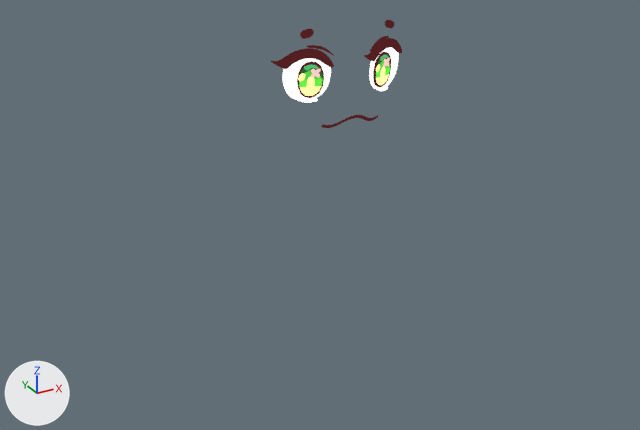
An edit to the Blender file source/blend/Ui.blend, drawn before and after from the same camera.
Before and after are seen from a 50 mm camera at (-1.75, -3.16, 2.68) aimed at (-0.38, -0.66, 1.44). Arrows for +X, +Y and +Z are at lower left; the lights stay in place. The picture after the commit comes second.

Objects in the first picture: 'MF00', 'MF01', 'MF02', 'MF03', 'MF04', 'MF05', 'MF06', 'MF07', 'MM1'.
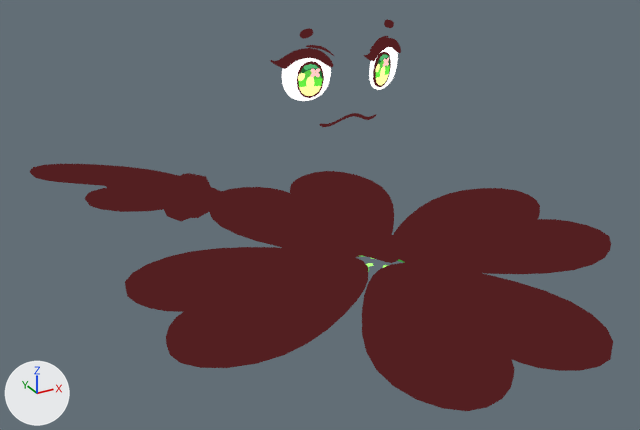
The change, as a list of edits to the scene's bpy script:
```text
Add mat_2b9c30ff:
    mat_2b9c30ff = bpy.data.materials.new('2B9C30FF')
    # nodes: BsdfPrincipled, OutputMaterial, RGB
    # colours: green #2b9c30
Add mat_5eaf53ff:
    mat_5eaf53ff = bpy.data.materials.new('5EAF53FF')
    # nodes: BsdfPrincipled, OutputMaterial, RGB
    # colours: green #5eaf53
Add mat_349e3cff:
    mat_349e3cff = bpy.data.materials.new('349E3CFF')
    # nodes: BsdfPrincipled, OutputMaterial, RGB
    # colours: green #349e3c
Add mat_2a8832ff:
    mat_2a8832ff = bpy.data.materials.new('2A8832FF')
    # nodes: BsdfPrincipled, OutputMaterial, RGB
    # colours: green #2a8832
Add mat_81bb54ff:
    mat_81bb54ff = bpy.data.materials.new('81BB54FF')
    # nodes: BsdfPrincipled, OutputMaterial, RGB
    # colours: green #81bb54
Add mat_509e52ff:
    mat_509e52ff = bpy.data.materials.new('509E52FF')
    # nodes: BsdfPrincipled, OutputMaterial, RGB
    # colours: green #509e52
Add mat_2b8933ff:
    mat_2b8933ff = bpy.data.materials.new('2B8933FF')
    # nodes: BsdfPrincipled, OutputMaterial, RGB
    # colours: green #2b8933
Add mat_97f468ff:
    mat_97f468ff = bpy.data.materials.new('97F468FF')
    # nodes: BsdfPrincipled, OutputMaterial, RGB
    # colours: green #97f468
Add mat_8ec65bff:
    mat_8ec65bff = bpy.data.materials.new('8EC65BFF')
    # nodes: BsdfPrincipled, OutputMaterial, RGB
    # colours: green #8ec65b
Add mat_4cb64aff:
    mat_4cb64aff = bpy.data.materials.new('4CB64AFF')
    # nodes: BsdfPrincipled, OutputMaterial, RGB
    # colours: green #4cb64a
Add mat_9dd75fff:
    mat_9dd75fff = bpy.data.materials.new('9DD75FFF')
    # nodes: BsdfPrincipled, OutputMaterial, RGB
    # colours: green #9dd75f
Add mat_59c144ff:
    mat_59c144ff = bpy.data.materials.new('59C144FF')
    # nodes: BsdfPrincipled, OutputMaterial, RGB
    # colours: green #59c144
Add mat_35b433ff:
    mat_35b433ff = bpy.data.materials.new('35B433FF')
    # nodes: BsdfPrincipled, OutputMaterial, RGB
    # colours: green #35b433
Change me_mhead:
    remove me_mhead.from_pydata(...)  # 26 vertices, 17 faces; spans x -0.385..0.45, y -0.434..0.145, z 1.497..2.218
    add me_mhead.from_pydata(...)  # 26 vertices, 17 faces; spans x -0.365..0.382, y -0.434..0.145, z 1.497..2.218
    me_mhead part 1: the loose piece of 8 vertices spanning x 0.29..0.45, y -0.143..-0.079, z 1.672..1.832 is moved by (-0.068, 0.0, 0.0)
    me_mhead part 2
    add for i in [1, 6, 7, 8, 10, 22, 23, 24]: me_mhead.vertices[i].co += Vector((0.021, 0.0, 0.0))
    me_mhead.vertices[0].co: (-0.018, -0.406, 1.671) -> (-0.018, -0.38, 1.671)
    me_mhead.vertices[2].co: (-0.018, -0.406, 1.697) -> (-0.018, -0.38, 1.681)
    me_mhead.vertices[3].co: (0.0, -0.317, 1.497) -> (0.0, -0.317, 1.537)
    me_mhead.vertices[11].co: (-0.294, -0.266, 1.69) -> (-0.273, -0.266, 1.674)
    me_mhead.vertices[12].co: (0.0, -0.406, 1.671) -> (0.0, -0.38, 1.671)
    me_mhead.vertices[13].co: (0.0, -0.406, 1.697) -> (0.0, -0.38, 1.681)
Add ob_iclover5:
    ob_iclover5 = bpy.data.objects.new('IClover5', me_iclover5)  # 247 vertices, 193 faces; spans x -0.76..-0.317, y 1.059..1.409, z 1.327..1.495; in mat_531f21ff (dark red #531f21); modifiers SOLIDIFY
    ob_iclover5.location = (-0.255, -1.263, -0.045)
Add ob_iclover4:
    ob_iclover4 = bpy.data.objects.new('IClover4', me_iclover4)  # 24 vertices, 22 faces; spans x -0.934..0.093, y 0.312..1.762, z 1.349..1.473; in mat_531f21ff (dark red #531f21); modifiers SUBSURF, SOLIDIFY
    ob_iclover4.location = (-0.255, -1.263, -0.045)
Add ob_iclover3:
    ob_iclover3 = bpy.data.objects.new('IClover3', me_iclover3)  # 16 vertices, 8 faces; spans x -0.194..0.194, y 0.213..0.6, z 1.354..1.355; modifiers SUBSURF
    ob_iclover3.location = (-0.255, -1.263, -0.045)
Add ob_iclover1:
    ob_iclover1 = bpy.data.objects.new('IClover1', me_iclover1)  # 36 vertices, 16 faces; spans x -0.616..0.616, y -0.209..1.023, z 1.35..1.353
    ob_iclover1.location = (-0.255, -1.263, -0.045)
Add ob_iclover0:
    ob_iclover0 = bpy.data.objects.new('IClover0', me_iclover)  # 40 vertices, 16 faces; spans x -0.89..0.89, y -0.48..1.29, z 1.35..1.36; in mat_531f21ff (dark red #531f21); modifiers SUBSURF, SOLIDIFY, SOLIDIFY
    ob_iclover0.location = (-0.255, -1.263, -0.045)
```

Location of each change, (x1, y1, x2, y2) in pixels of the pictures (640 x 430 px):
'IClover0', added (red)
    after: (125, 171, 613, 411)
'IClover4', added (red)
    after: (30, 164, 403, 263)
'IClover5', added (red)
    after: (85, 170, 211, 221)
'MF00', reshaped
    before: (282, 47, 399, 103)
    after: (282, 47, 398, 101)
'MF01', reshaped
    both: (297, 52, 391, 98)
'MF02', reshaped
    before: (271, 38, 402, 69)
    after: (270, 38, 401, 69)
'MM1', reshaped (7% taller)
    before: (321, 115, 378, 128)
    after: (319, 113, 376, 127)
'MF04', reshaped
    before: (300, 20, 394, 39)
    after: (300, 19, 394, 39)
'MF05', reshaped
    before: (307, 36, 389, 56)
    after: (306, 36, 389, 56)
'MF07', reshaped
    before: (311, 58, 390, 77)
    after: (310, 57, 389, 77)
'MF06', reshaped
    both: (304, 55, 388, 70)
'MF03', reshaped
    both: (298, 64, 380, 81)
'IClover1', added (mostly hidden)
    after: (366, 258, 388, 267)
'IClover3', added (mostly hidden)
    after: (359, 255, 404, 272)
